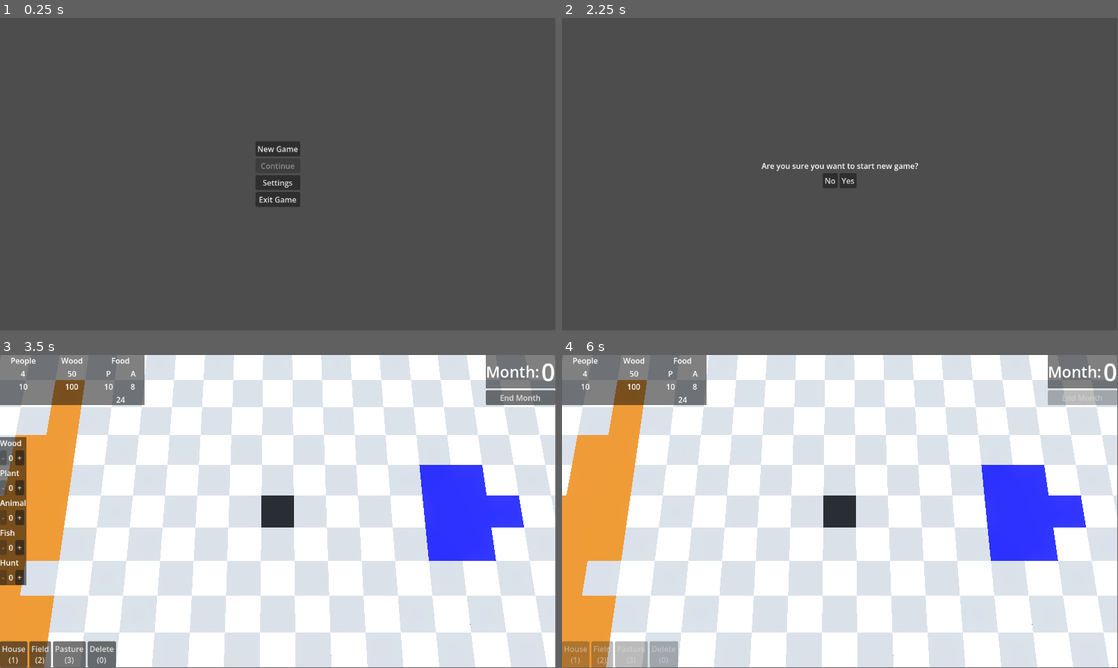
Above: before the commit, frames 1-4 (two rows, left to right).
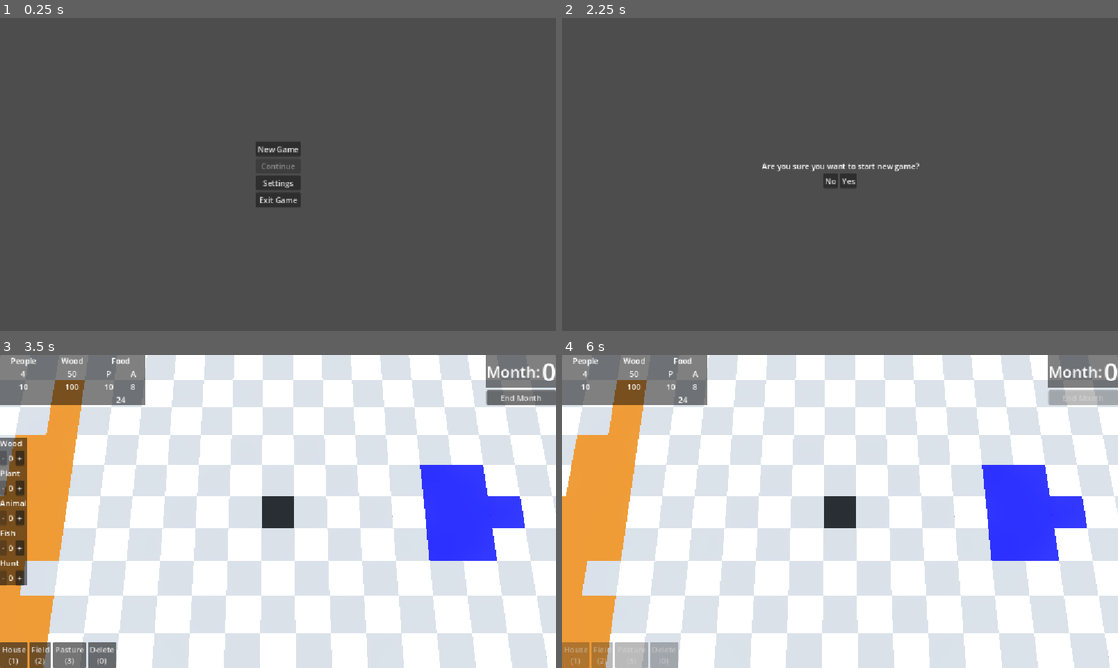
Above: after the commit, the same moments.

Repository: KaschaArtem/Hamlet
Game: Godot game, scene res://scenes/active_scenes/main_menu.tscn
The game is run twice, just before and just after one commit, with the same random seed, the same clock (stepped at 60 frames per second) and the same inputs.
Inputs:
- Up to frame 1 (0.25 s): no input
- Up to frame 2 (2.25 s): click "Settings" at 0.5 s; click "Back" at 1.25 s; click "New Game" at 2 s
- Up to frame 3 (3.5 s): click "Yes" at 2.75 s
- Up to frame 4 (6 s): click "House (1)" at 3.5 s; click "Field (2)" at 4.25 s; click "Pasture (3)" at 5 s; click "End Month" at 5.75 s
In our replay, the window is 799x449 before the commit and 800x450 after it. These sizes can differ from the game's own. Grey fills any space a smaller window leaves; there, only what the larger window draws over its background counts as a difference.

The runs differ from the first frame. In frame 1, 0.3% of the frame differs, in the area x 46-54%, y 40-61%; in frame 2, 0.3%; in frame 3, 3.5%, in the area x 0-100%, y 0-100%; in frame 4, 2.8%.

Commit message:
added display settings

Diff:
--- a/project.godot
+++ b/project.godot
@@ -18,11 +18,17 @@
 [autoload]
 
 SceneManager="*uid://c16iybwjkamlr"
+ConfigManager="*uid://bxy44x5flof5h"
 GameManager="*uid://dluinc6g6l5mq"
 
 [debug]
 
 gdscript/warnings/integer_division=0
+
+[display]
+
+window/size/resizable=false
+window/stretch/mode="canvas_items"
 
 [input]
 
--- a/scenes/active_scenes/main_menu.tscn
+++ b/scenes/active_scenes/main_menu.tscn
@@ -1,34 +1,34 @@
 [gd_scene format=3 uid="uid://bt60cfqb2a2ip"]
 
-[ext_resource type="Script" uid="uid://b25nwnxth1kpw" path="res://scripts/menu/main_menu.gd" id="1_tkwx8"]
+[ext_resource type="Script" uid="uid://b25nwnxth1kpw" path="res://scripts/menu/menu.gd" id="1_tkwx8"]
 [ext_resource type="PackedScene" uid="uid://ckbyorsu0r5b8" path="res://scenes/main_menu_scenes/main.tscn" id="2_6sm54"]
 [ext_resource type="PackedScene" uid="uid://c83waugl8ljos" path="res://scenes/main_menu_scenes/settings.tscn" id="3_mo4md"]
 [ext_resource type="PackedScene" uid="uid://dpmkewjynf1tt" path="res://scenes/main_menu_scenes/new_game_confirm.tscn" id="3_ue6ab"]
 [ext_resource type="PackedScene" uid="uid://cyyr0jucruw5f" path="res://scenes/main_menu_scenes/exit_game_confirm.tscn" id="5_gdbx1"]
 
-[node name="MainMenu" type="Node3D" unique_id=176675296 node_paths=PackedStringArray("main", "settings", "new_game_confirm", "exit_game_confirm")]
+[node name="MainMenu" type="Node3D" unique_id=176675296]
+
+[node name="CanvasLayer" type="CanvasLayer" parent="." unique_id=1548957448 node_paths=PackedStringArray("main", "settings", "new_game_confirm", "exit_game_confirm")]
 script = ExtResource("1_tkwx8")
-main = NodePath("CanvasLayer/Main")
-settings = NodePath("CanvasLayer/Settings")
-new_game_confirm = NodePath("CanvasLayer/NewGameConfirm")
-exit_game_confirm = NodePath("CanvasLayer/ExitGameConfirm")
-
-[node name="CanvasLayer" type="CanvasLayer" parent="." unique_id=1548957448]
+main = NodePath("Main")
+settings = NodePath("Settings")
+new_game_confirm = NodePath("NewGameConfirm")
+exit_game_confirm = NodePath("ExitGameConfirm")
 
 [node name="Main" parent="CanvasLayer" unique_id=605065153 node_paths=PackedStringArray("menu", "settings", "new_game_confirm", "exit_game_confirm") instance=ExtResource("2_6sm54")]
-menu = NodePath("../..")
+menu = NodePath("..")
 settings = NodePath("../Settings")
 new_game_confirm = NodePath("../NewGameConfirm")
 exit_game_confirm = NodePath("../ExitGameConfirm")
 
 [node name="Settings" parent="CanvasLayer" unique_id=265393910 node_paths=PackedStringArray("menu", "main") instance=ExtResource("3_mo4md")]
-menu = NodePath("../..")
+menu = NodePath("..")
 main = NodePath("../Main")
 
 [node name="NewGameConfirm" parent="CanvasLayer" unique_id=232928215 node_paths=PackedStringArray("menu", "main") instance=ExtResource("3_ue6ab")]
-menu = NodePath("../..")
+menu = NodePath("..")
 main = NodePath("../Main")
 
 [node name="ExitGameConfirm" parent="CanvasLayer" unique_id=244921238 node_paths=PackedStringArray("menu", "main") instance=ExtResource("5_gdbx1")]
-menu = NodePath("../..")
+menu = NodePath("..")
 main = NodePath("../Main")
--- a/scenes/main_menu_scenes/settings.tscn
+++ b/scenes/main_menu_scenes/settings.tscn
@@ -2,7 +2,7 @@
 
 [ext_resource type="Script" uid="uid://fc4dan5ybyso" path="res://scripts/menu/settings.gd" id="1_bbxhd"]
 
-[node name="Settings" type="Control" unique_id=265393910]
+[node name="Settings" type="Control" unique_id=265393910 node_paths=PackedStringArray("display_mode_button", "display_mode_label", "display_resolution_button", "dislpay_resolution_label")]
 layout_mode = 3
 anchors_preset = 15
 anchor_right = 1.0
@@ -10,18 +10,82 @@
 grow_horizontal = 2
 grow_vertical = 2
 script = ExtResource("1_bbxhd")
+display_mode_button = NodePath("VBoxContainer/Display/DisplayMode")
+display_mode_label = NodePath("VBoxContainer/Display/DisplayMode/HBoxContainer/DisplayModeLabel")
+display_resolution_button = NodePath("VBoxContainer/Display/DisplayResolution")
+dislpay_resolution_label = NodePath("VBoxContainer/Display/DisplayResolution/HBoxContainer/DisplayModeLabel")
 
-[node name="Label" type="Label" parent="." unique_id=1171746502]
+[node name="VBoxContainer" type="VBoxContainer" parent="." unique_id=783545907]
+layout_mode = 1
+anchors_preset = 8
+anchor_left = 0.5
+anchor_top = 0.5
+anchor_right = 0.5
+anchor_bottom = 0.5
+offset_left = -53.0
+offset_top = -42.5
+offset_right = 53.0
+offset_bottom = 42.5
+grow_horizontal = 2
+grow_vertical = 2
+
+[node name="Display" type="VBoxContainer" parent="VBoxContainer" unique_id=1504253756]
+layout_mode = 2
+
+[node name="Label" type="Label" parent="VBoxContainer/Display" unique_id=1523458339]
+layout_mode = 2
+text = "Display"
+
+[node name="DisplayMode" type="Button" parent="VBoxContainer/Display" unique_id=1075376122]
+custom_minimum_size = Vector2(288, 23)
+layout_mode = 2
+
+[node name="HBoxContainer" type="HBoxContainer" parent="VBoxContainer/Display/DisplayMode" unique_id=763260558]
 layout_mode = 0
-offset_right = 40.0
+offset_right = 288.0
 offset_bottom = 23.0
-text = "Settings"
 
-[node name="Back" type="Button" parent="." unique_id=1367752356]
+[node name="Label" type="Label" parent="VBoxContainer/Display/DisplayMode/HBoxContainer" unique_id=1135078768]
+layout_mode = 2
+size_flags_horizontal = 3
+text = "Display Mode"
+
+[node name="DisplayModeLabel" type="Label" parent="VBoxContainer/Display/DisplayMode/HBoxContainer" unique_id=474639675]
+layout_mode = 2
+text = "Unknown"
+
+[node name="DisplayResolution" type="Button" parent="VBoxContainer/Display" unique_id=1701539921]
+custom_minimum_size = Vector2(0, 23)
+layout_mode = 2
+
+[node name="HBoxContainer" type="HBoxContainer" parent="VBoxContainer/Display/DisplayResolution" unique_id=1307643835]
 layout_mode = 0
-offset_right = 8.0
-offset_bottom = 8.0
+offset_right = 288.0
+offset_bottom = 23.0
+
+[node name="Label" type="Label" parent="VBoxContainer/Display/DisplayResolution/HBoxContainer" unique_id=2017917727]
+layout_mode = 2
+size_flags_horizontal = 3
+text = "Display Resolution"
+
+[node name="DisplayModeLabel" type="Label" parent="VBoxContainer/Display/DisplayResolution/HBoxContainer" unique_id=1601707703]
+layout_mode = 2
+text = "Unknown"
+
+[node name="Audio" type="VBoxContainer" parent="VBoxContainer" unique_id=300994361]
+layout_mode = 2
+
+[node name="Label" type="Label" parent="VBoxContainer/Audio" unique_id=342761630]
+layout_mode = 2
+text = "Audio"
+
+[node name="Back" type="Button" parent="VBoxContainer" unique_id=1367752356]
+layout_mode = 2
+size_flags_horizontal = 4
+size_flags_vertical = 4
 action_mode = 0
 text = "Back"
 
-[connection signal="pressed" from="Back" to="." method="_on_back_pressed"]
+[connection signal="pressed" from="VBoxContainer/Display/DisplayMode" to="." method="_on_display_mode_pressed"]
+[connection signal="pressed" from="VBoxContainer/Display/DisplayResolution" to="." method="_on_display_resolution_pressed"]
+[connection signal="pressed" from="VBoxContainer/Back" to="." method="_on_back_pressed"]
--- /dev/null
+++ b/scripts/autoload/config_manager.gd
@@ -0,0 +1,64 @@
+extends Node
+
+
+var RESOLUTIONS = [
+	Vector2i(800, 600),
+	Vector2i(1024, 768),
+	Vector2i(1280, 720),
+	Vector2i(1600, 900),
+	Vector2i(1920, 1080),
+	Vector2i(2560, 1440),
+	Vector2i(3840, 2160)
+]
+
+var valid_resolutions: Array = []
+
+
+func calc_valid_resolutions():
+	var screen_size = DisplayServer.screen_get_size()
+	valid_resolutions.clear()
+	for res in RESOLUTIONS:
+		if res.x <= screen_size.x and res.y <= screen_size.y:
+			valid_resolutions.append(res)
+
+func _ready() -> void:
+	calc_valid_resolutions()
+	apply_best_resolution()
+
+
+func center_window():
+	var screen_size = DisplayServer.screen_get_size()
+	var window_size = DisplayServer.window_get_size()
+	var new_position = (screen_size - window_size) / 2
+	DisplayServer.window_set_position(new_position)
+
+func toggle_display_mode():
+	var mode = DisplayServer.window_get_mode()
+	if mode == DisplayServer.WINDOW_MODE_WINDOWED:
+		DisplayServer.window_set_size(valid_resolutions[-1])
+		DisplayServer.window_set_mode(DisplayServer.WINDOW_MODE_FULLSCREEN)
+	else:
+		DisplayServer.window_set_size(valid_resolutions[-1])
+		DisplayServer.window_set_mode(DisplayServer.WINDOW_MODE_WINDOWED)
+		center_window()
+
+func apply_best_resolution():
+	if valid_resolutions.size() == 0:
+		DisplayServer.window_set_size(DisplayServer.screen_get_size())
+		return
+	var best_res = valid_resolutions[0]
+	for res in valid_resolutions:
+		if res.x * res.y > best_res.x * best_res.y:
+			best_res = res
+	DisplayServer.window_set_size(best_res)
+	get_tree().root.size = DisplayServer.window_get_size()
+	center_window()
+func decrease_resolution():
+	var current = DisplayServer.window_get_size()
+	var index = valid_resolutions.find(current)
+	if index == -1:
+		index = valid_resolutions.size() - 1
+	index = (index - 1 + valid_resolutions.size()) % valid_resolutions.size()
+	DisplayServer.window_set_size(valid_resolutions[index])
+	get_tree().root.size = DisplayServer.window_get_size()
+	center_window()
--- a/scripts/menu/exit_game_confirm.gd
+++ b/scripts/menu/exit_game_confirm.gd
@@ -1,7 +1,7 @@
 extends Control
 
 
-@export var menu: Node3D
+@export var menu: CanvasLayer
 @export var main: Control
 
 @export var no: Button
--- a/scripts/menu/main.gd
+++ b/scripts/menu/main.gd
@@ -1,7 +1,7 @@
 extends Control
 
 
-@export var menu: Node3D
+@export var menu: CanvasLayer
 @export var settings: Control
 @export var new_game_confirm: Control
 @export var exit_game_confirm: Control
--- a/scripts/menu/main_menu.gd
+++ b/scripts/menu/menu.gd
@@ -1,4 +1,4 @@
-extends Node3D
+extends CanvasLayer
 
 
 @export var main: Control
--- a/scripts/menu/new_game_confirm.gd
+++ b/scripts/menu/new_game_confirm.gd
@@ -1,7 +1,7 @@
 extends Control
 
 
-@export var menu: Node3D
+@export var menu: CanvasLayer
 @export var main: Control
 
 @export var no: Button
--- a/scripts/menu/settings.gd
+++ b/scripts/menu/settings.gd
@@ -1,12 +1,28 @@
 extends Control
 
 
-@export var menu: Node3D
-
+@export var menu: CanvasLayer
 @export var main: Control
 
+@export var display_mode_button: Button
+@export var display_mode_label: Label
+@export var display_resolution_button: Button
+@export var dislpay_resolution_label: Label
+
+
+func update_display_mode() -> void:
+	var mode = DisplayServer.window_get_mode()
+	match mode:
+		DisplayServer.WINDOW_MODE_WINDOWED:
+			display_mode_label.text = "Windowed"
+		DisplayServer.WINDOW_MODE_FULLSCREEN:
+			display_mode_label.text = "Borderless"
+func update_display_resolution(resolution) -> void:
+	dislpay_resolution_label.text = str(resolution.x) + "x" + str(resolution.y)
 
 func _ready() -> void:
+	update_display_mode()
+	toggle_display_resolution_button()
 	self.visible = false
 
 
@@ -14,6 +30,25 @@
 	menu.update(main)
 
 
+func toggle_display_resolution_button() -> void:
+	var mode = DisplayServer.window_get_mode()
+	if mode == DisplayServer.WINDOW_MODE_WINDOWED:
+		update_display_resolution(DisplayServer.window_get_size())
+		display_resolution_button.disabled = false
+	else:
+		update_display_resolution(DisplayServer.screen_get_size())
+		display_resolution_button.disabled = true
+
+func _on_display_mode_pressed() -> void:
+	ConfigManager.toggle_display_mode()
+	update_display_mode()
+	toggle_display_resolution_button()
+
+func _on_display_resolution_pressed() -> void:
+	ConfigManager.decrease_resolution()
+	update_display_resolution(DisplayServer.window_get_size())
+
+
 func _input(_event) -> void:
 	if Input.is_action_just_pressed("abort_key"):
 		menu.update(main)
Not shown, added: scripts/autoload/config_manager.gd.uid
Renamed: scripts/menu/main_menu.gd.uid -> scripts/menu/menu.gd.uid
